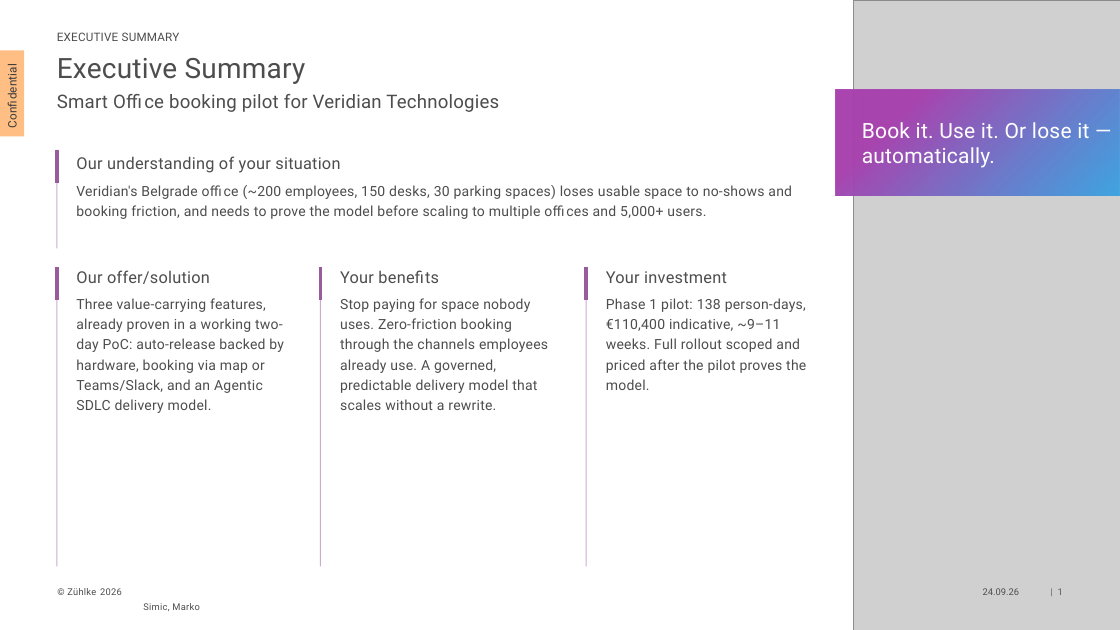
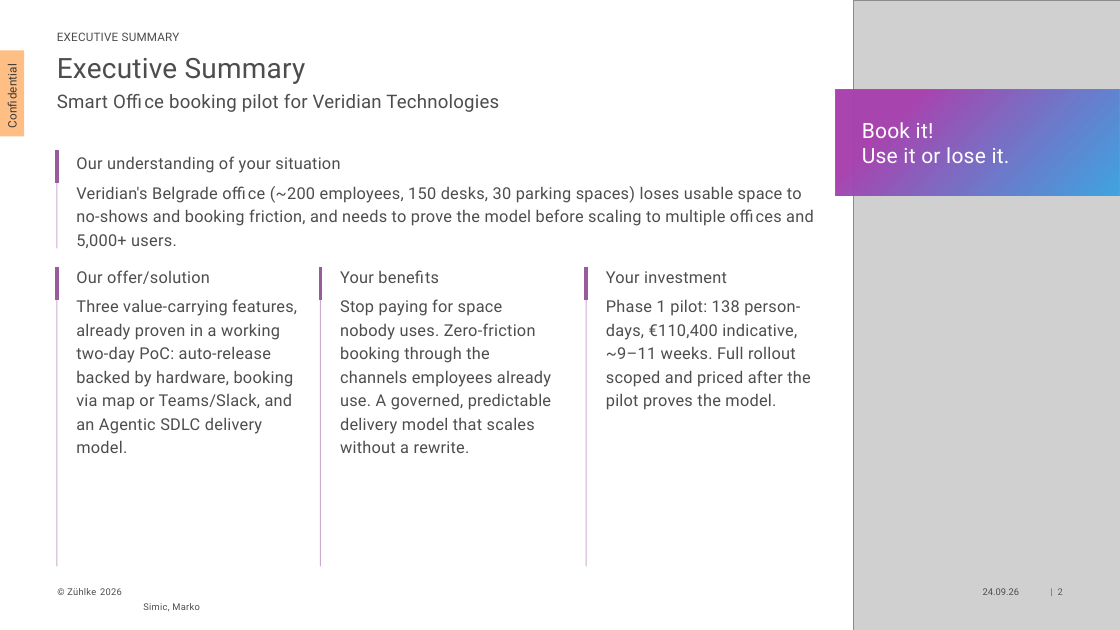
Before and after one commit to mirm-x/smart-office, a slide deck: slide 2 of docs/proposal/bid-deck/smart-office-client-proposal.pptx (slide 1 before the commit). Drawn at 1120x630 pixels with LibreOffice and Linux fonts; fonts in the diff are those of the drawing; grey boxes stand for pictures. Boxes give left, top, right and bottom in pixels: in the first picture for what was removed or moved away, otherwise in the second. Text is boxed around its words. In the diff, an @@ line names an element or a change of style, - is before the commit and + after.

```diff
--- a/docs/proposal/bid-deck/smart-office-client-proposal.pptx
+++ b/docs/proposal/bid-deck/smart-office-client-proposal.pptx
@@ text in rectangle at (862,122,1010,163): text changed @@
-Book it. Use it. Or lose it — automatically.
+Book it!
+Use it or lose it.
@@ text at (76,186,814,248): size 12 to 14 pt in "Veridian's Belgrade office (~200 employees, 150 desks, ..." @@
@@ text at (76,299,297,453): size 12 to 14 pt in "Three value-carrying features, already proven in a ..." @@
@@ text at (340,299,551,453): size 12 to 14 pt @@
@@ text at (606,299,810,410): size 12 to 14 pt in "Phase 1 pilot: 138 person-days, €110,400 indicative, ..." @@
@@ page number at (1027,586,1063,599): text changed @@
-| 1
+| 2
@@ page number at (1058,588,1063,595): text changed @@
-| 1
+| 2
```
Also in this commit, not shown: 5 other slides changed, 1 slide added, 1 slide removed.
